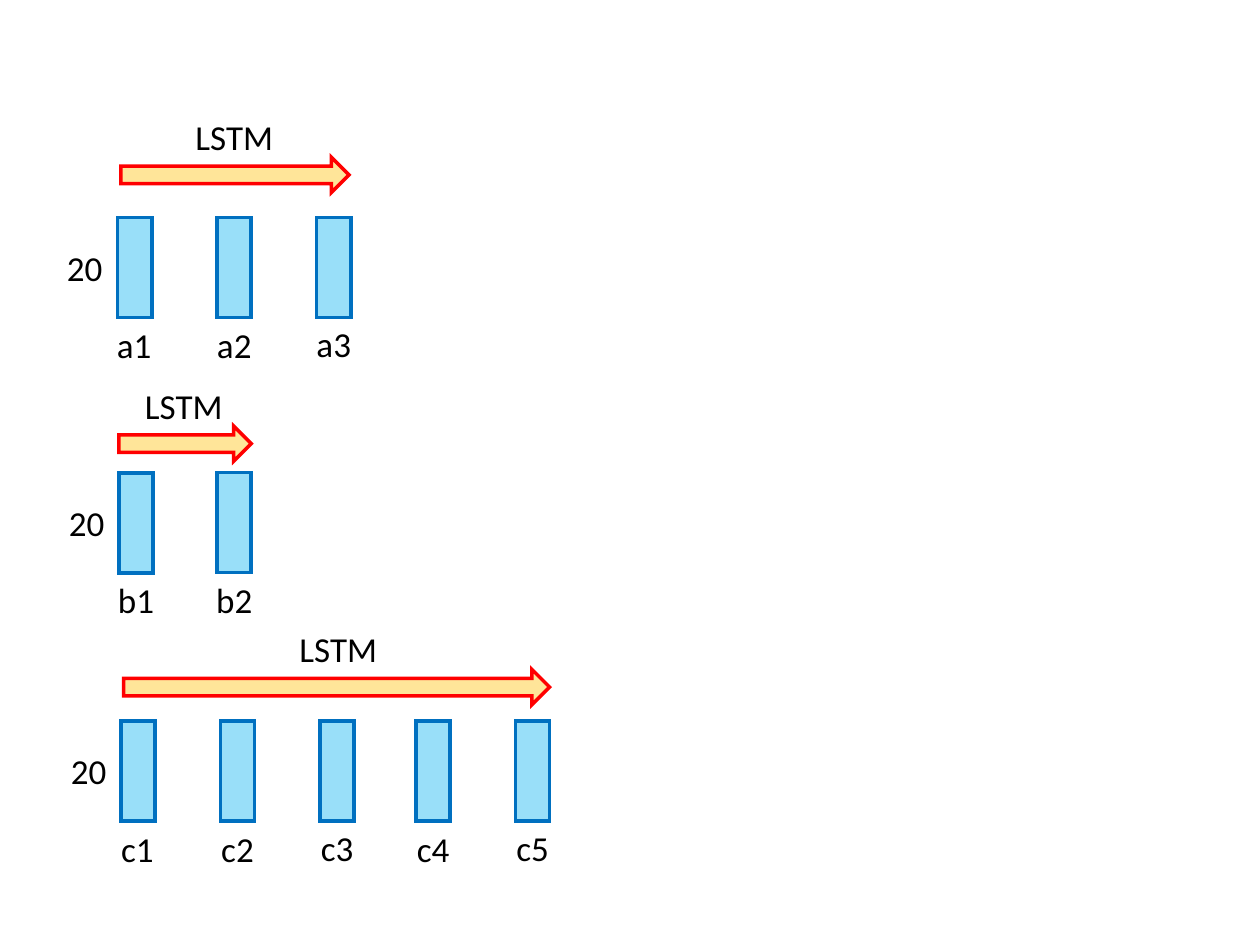
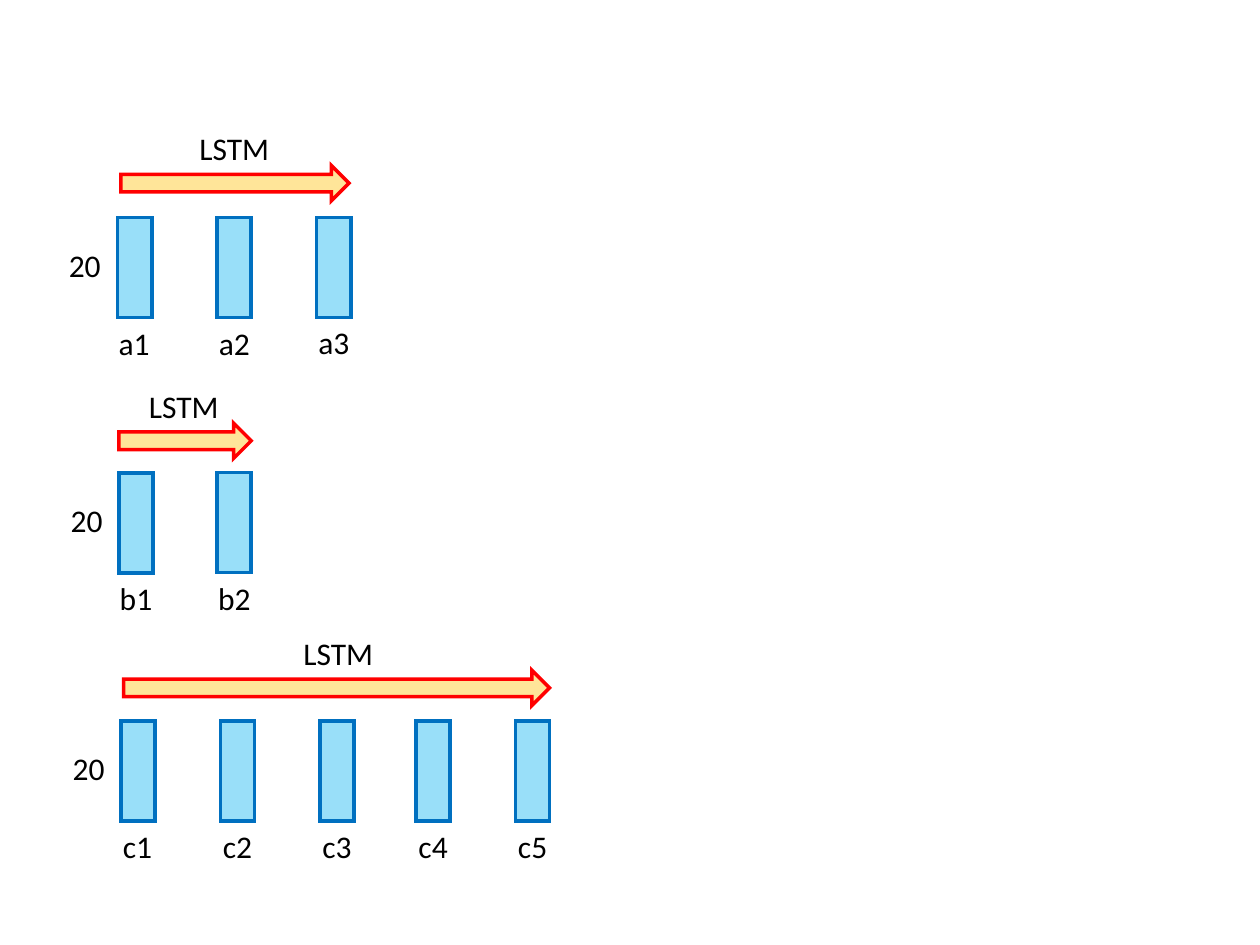
Before and after one commit to hshindo/Merlin.jl, a slide deck: slide 6 of docs/src/assets/figures.pptx. Drawn at 1260x945 pixels with LibreOffice and Linux fonts; fonts in the diff are those of the drawing. Boxes give left, top, right and bottom in pixels: in the first picture for what was removed or moved away, otherwise in the second. Text is boxed around its words. In the diff, an @@ line names an element or a change of style, - is before the commit and + after.

```diff
--- a/docs/src/assets/figures.pptx
+++ b/docs/src/assets/figures.pptx
@@ size 20 to 18 pt in 16 elements at bbox=[149, 397, 219, 419], bbox=[303, 644, 373, 666], bbox=[119, 334, 150, 356], bbox=[219, 334, 250, 356], bbox=[318, 333, 349, 355], bbox=[120, 588, 152, 611], bbox=[218, 588, 250, 611], bbox=[123, 837, 152, 859], bbox=[223, 837, 252, 859], bbox=[322, 837, 351, 859], bbox=[418, 837, 447, 859], bbox=[518, 837, 547, 859], bbox=[69, 256, 101, 278], bbox=[71, 511, 103, 533], bbox=[73, 759, 105, 781], bbox=[199, 139, 269, 161] @@
@@ text "LSTM": place and size @@
-text "LSTM" at bbox=[195, 127, 273, 151]
+text "LSTM" at bbox=[199, 139, 269, 161]
@@ right arrow: place and size @@
-right arrow at bbox=[121, 158, 349, 193]
+right arrow at bbox=[121, 165, 349, 200]
```
Also in this commit, not shown: 2 other files.
